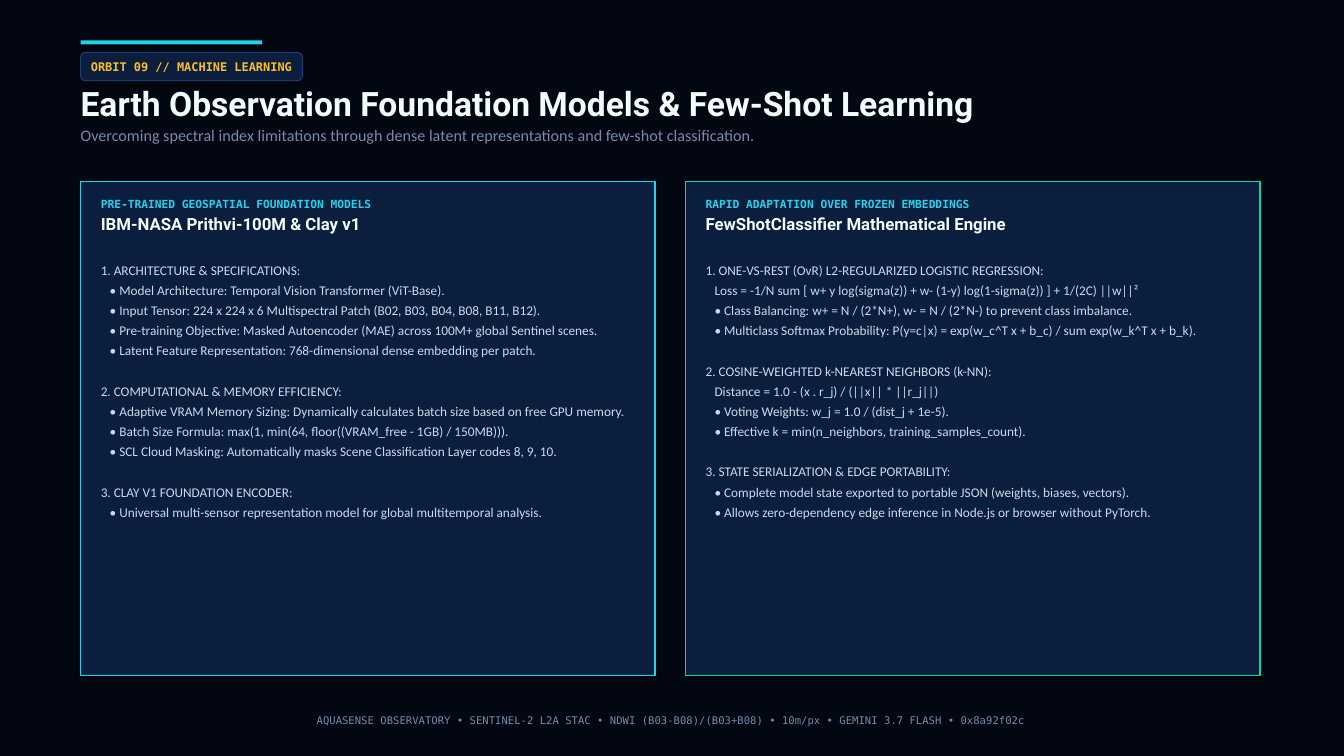
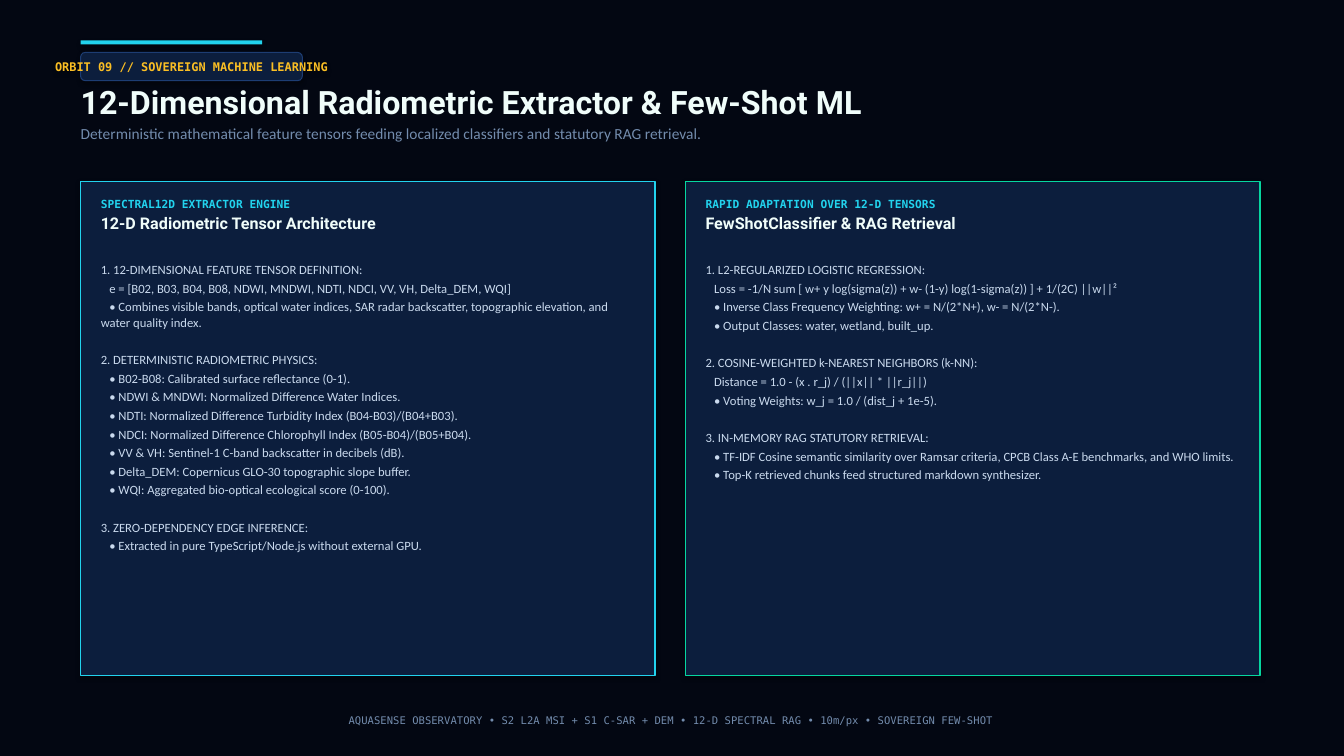
Before and after one commit to Naeha-S/Aquasense, a slide deck: slide 9 of AquaSense_Pitch_Deck_v2.pptx. Drawn at 1344x756 pixels with LibreOffice and Linux fonts; fonts in the diff are those of the drawing. Boxes give left, top, right and bottom in pixels: in the first picture for what was removed or moved away, otherwise in the second. Text is boxed around its words. In the diff, an @@ line names an element or a change of style, - is before the commit and + after.

Commit message:
feat: implement sovereign 12-D spectral RAG pipeline and update pitch deck presentation assets

```diff
--- a/AquaSense_Pitch_Deck_v2.pptx
+++ b/AquaSense_Pitch_Deck_v2.pptx
@@ text in rounded rectangle at <box>55,61,327,74</box>: text changed @@
-ORBIT 09 // MACHINE LEARNING
+ORBIT 09 // SOVEREIGN MACHINE LEARNING
@@ text at <box>81,90,862,142</box>: text changed; size 11.5 to 11 pt @@
-Earth Observation Foundation Models & Few-Shot Learning
-Overcoming spectral index limitations through dense latent representations and few-shot classification.
+12-Dimensional Radiometric Extractor & Few-Shot ML
+Deterministic mathematical feature tensors feeding localized classifiers and statutory RAG retrieval.
@@ text at <box>101,199,376,229</box>: text changed; size 8 to 11.5 pt; font DejaVu Sans Mono to Roboto; text colour #22D3EE to #F0FDFA @@
-PRE-TRAINED GEOSPATIAL FOUNDATION MODELS
-IBM-NASA Prithvi-100M & Clay v1
+SPECTRAL12D EXTRACTOR ENGINE
+12-D Radiometric Tensor Architecture
@@ text at <box>706,199,956,229</box>: text changed @@
-RAPID ADAPTATION OVER FROZEN EMBEDDINGS
-FewShotClassifier Mathematical Engine
+RAPID ADAPTATION OVER 12-D TENSORS
+FewShotClassifier & RAG Retrieval
@@ text at <box>101,266,608,552</box>: text changed; size 9.5 to 9 pt @@
-1. ARCHITECTURE & SPECIFICATIONS:
-• Model Architecture: Temporal Vision Transformer (ViT-Base).
-• Input Tensor: 224 x 224 x 6 Multispectral Patch (B02, B03, B04, B08, B11, B12).
-• Pre-training Objective: Masked Autoencoder (MAE) across 100M+ global Sentinel scenes.
-• Latent Feature Representation: 768-dimensional dense embedding per patch.
-2. COMPUTATIONAL & MEMORY EFFICIENCY:
-• Adaptive VRAM Memory Sizing: Dynamically calculates batch size based on free GPU memory.
-• Batch Size Formula: max(1, min(64, floor((VRAM_free - 1GB) / 150MB))).
-• SCL Cloud Masking: Automatically masks Scene Classification Layer codes 8, 9, 10.
-3. CLAY V1 FOUNDATION ENCODER:
-• Universal multi-sensor representation model for global multitemporal analysis.
+1. 12-DIMENSIONAL FEATURE TENSOR DEFINITION:
+e = [B02, B03, B04, B08, NDWI, MNDWI, NDTI, NDCI, VV, VH, Delta_DEM, WQI]
+• Combines visible bands, optical water indices, SAR radar backscatter, topographic elevation, and water quality index.
+2. DETERMINISTIC RADIOMETRIC PHYSICS:
+• B02-B08: Calibrated surface reflectance (0-1).
+• NDWI & MNDWI: Normalized Difference Water Indices.
+• NDTI: Normalized Difference Turbidity Index (B04-B03)/(B04+B03).
+• NDCI: Normalized Difference Chlorophyll Index (B05-B04)/(B05+B04).
+• VV & VH: Sentinel-1 C-band backscatter in decibels (dB).
+• Delta_DEM: Copernicus GLO-30 topographic slope buffer.
+• WQI: Aggregated bio-optical ecological score (0-100).
+3. ZERO-DEPENDENCY EDGE INFERENCE:
+• Extracted in pure TypeScript/Node.js without external GPU.
@@ text at <box>706,266,925,274</box>: text changed; size 9.5 to 9 pt @@
-1. ONE-VS-REST (OvR) L2-REGULARIZED LOGISTIC REGRESSION:
+1. L2-REGULARIZED LOGISTIC REGRESSION:
@@ text at <box>706,283,1117,407</box>: size 9.5 to 9 pt in "Loss = -1/N sum [ w+ y ...", "2. COSINE-WEIGHTED k-NEAREST NEIGHBORS (k-NN):", "Distance = 1.0 - (x . r_j) ...", "• Voting Weights: w_j = 1.0 / ..." @@
@@ text at <box>723,302,1059,332</box>: text changed; size 9.5 to 9 pt @@
-• Class Balancing: w+ = N / (2*N+), w- = N / (2*N-) to prevent class imbalance.
-• Multiclass Softmax Probability: P(y=c|x) = exp(w_c^T x + b_c) / sum exp(w_k^T x + b_k).
+• Inverse Class Frequency Weighting: w+ = N/(2*N+), w- = N/(2*N-).
+• Output Classes: water, wetland, built_up.
@@ text at <box>706,434,1234,481</box>: text changed; size 9.5 to 9 pt @@
-• Effective k = min(n_neighbors, training_samples_count).
-3. STATE SERIALIZATION & EDGE PORTABILITY:
-• Complete model state exported to portable JSON (weights, biases, vectors).
-• Allows zero-dependency edge inference in Node.js or browser without PyTorch.
+3. IN-MEMORY RAG STATUTORY RETRIEVAL:
+• TF-IDF Cosine semantic similarity over Ramsar criteria, CPCB Class A-E benchmarks, and WHO limits.
+• Top-K retrieved chunks feed structured markdown synthesizer.
@@ text at <box>349,716,992,726</box>: text changed @@
-AQUASENSE OBSERVATORY • SENTINEL-2 L2A STAC • NDWI (B03-B08)/(B03+B08) • 10m/px • GEMINI 3.7 FLASH • 0x8a92f02c
+AQUASENSE OBSERVATORY • S2 L2A MSI + S1 C-SAR + DEM • 12-D SPECTRAL RAG • 10m/px • SOVEREIGN FEW-SHOT
```
Also in this commit, not shown: 8 other slides changed, 3 slides added, 2 slides removed, 6 other files.
